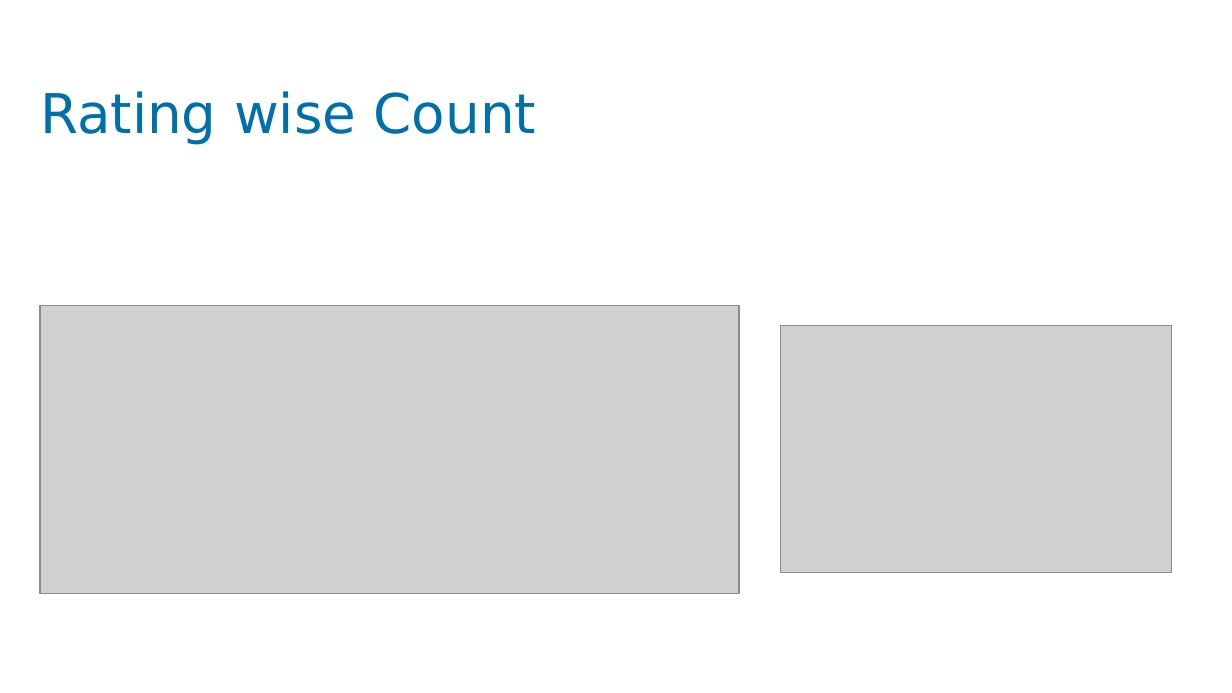
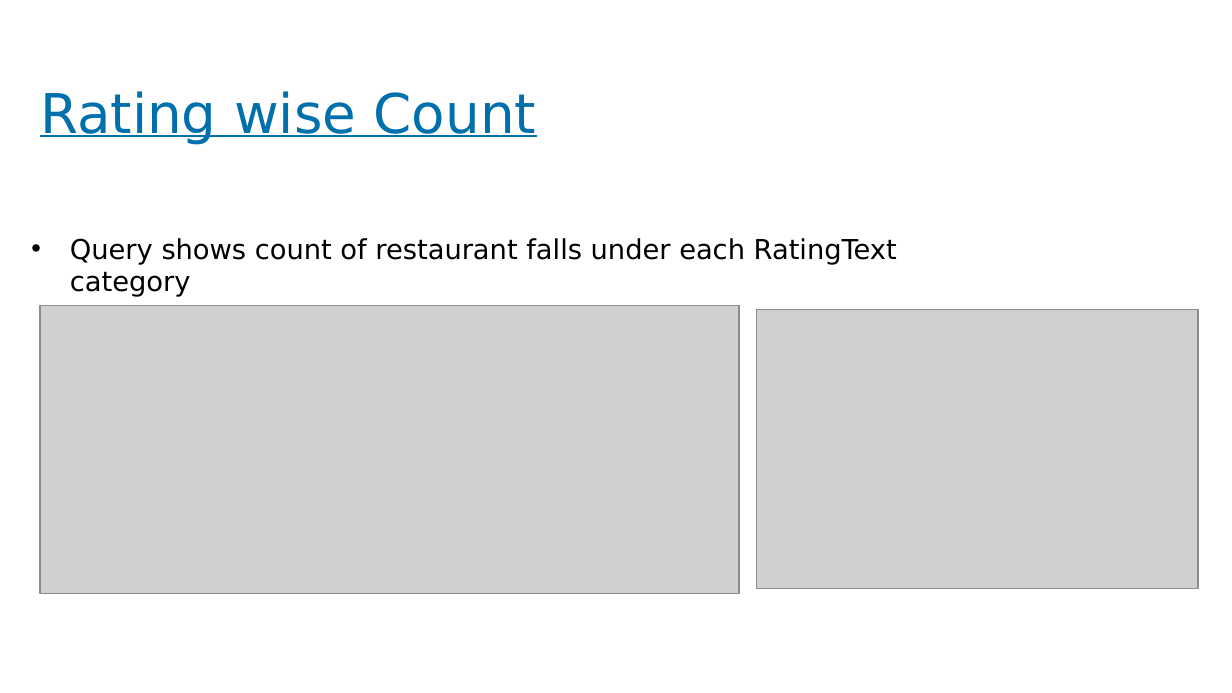
Before and after one commit to shwetasuman1/suttu, a slide deck: slide 12 of projectzomato (3).pptx (slide 13 before the commit). Drawn at 1232x693 pixels with LibreOffice and Linux fonts; fonts in the diff are those of the drawing; grey boxes stand for pictures; background and template pictures are left out. Boxes give left, top, right and bottom in pixels: in the first picture for what was removed or moved away, otherwise in the second. Text is boxed around its words. In the diff, an @@ line names an element or a change of style, - is before the commit and + after.

```diff
--- a/projectzomato (3).pptx
+++ b/projectzomato (3).pptx
@@ title "Rating wise Count" at <box>40,91,537,145</box>: underline on @@
@@ text added at <box>70,238,897,297</box>, 16 pt, text #000000 @@
+• Query shows count of restaurant falls under each RatingText category
@@ picture: place and size @@
-picture at <box>781,325,1172,573</box>
+picture at <box>756,309,1198,589</box>
```
Also in this commit, not shown: 9 other slides changed, 5 slides added, 3 slides removed.
